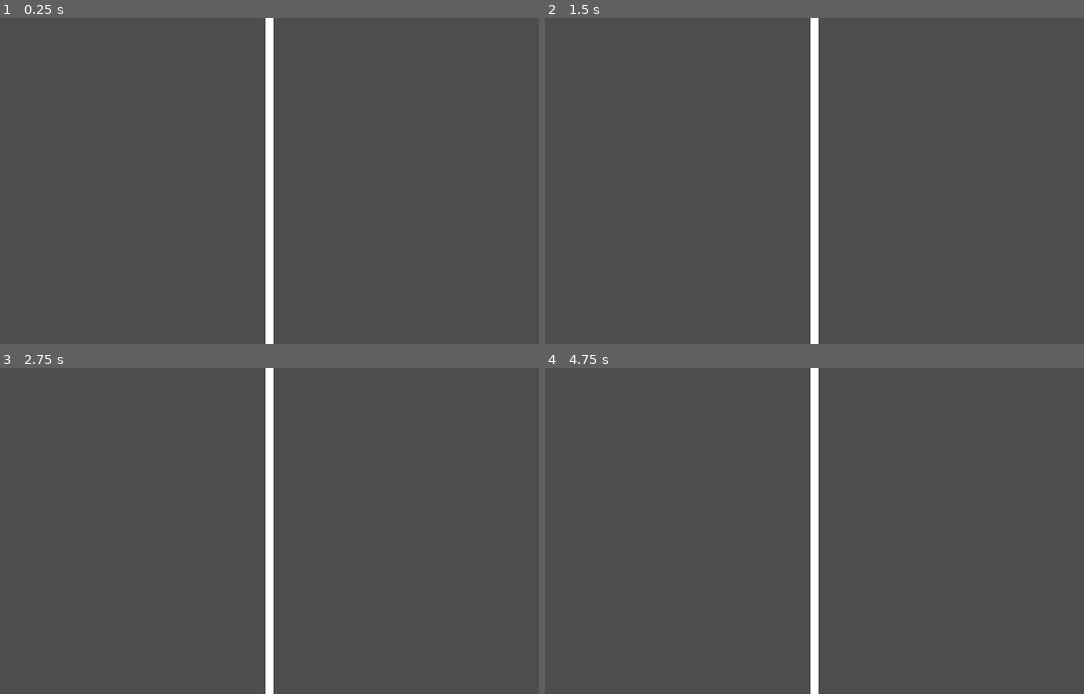
Above: before the commit, frames 1-4 (two rows, left to right).
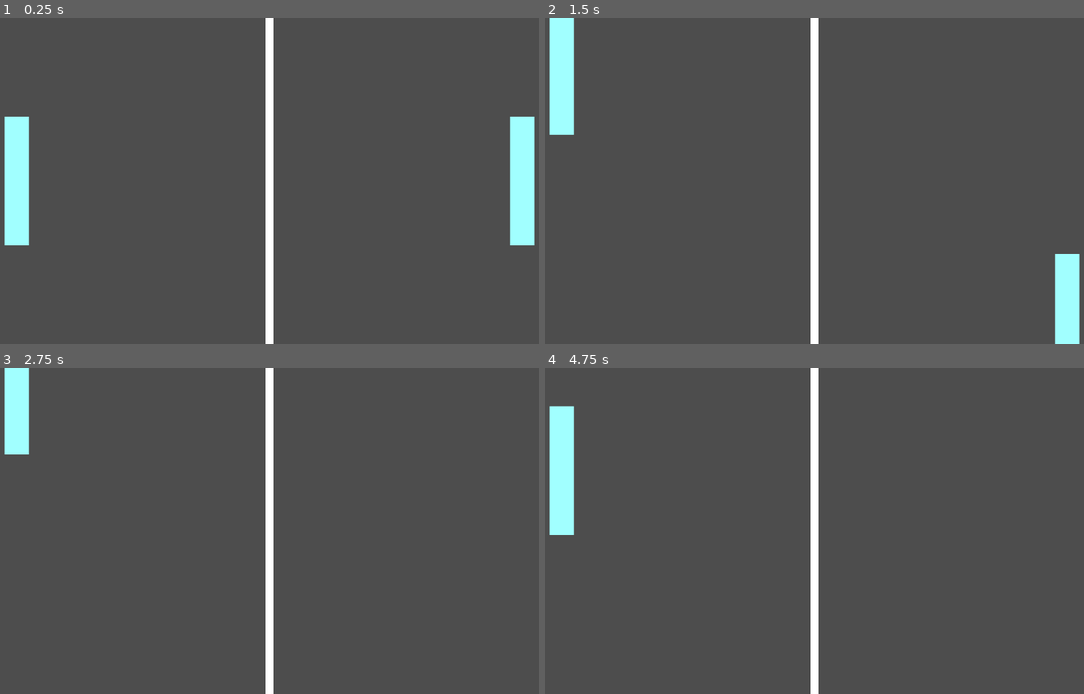
Above: after the commit, the same moments.

Repository: maxeeDev/pong
Game: Godot game, scene res://level/level.tscn
Two runs of this game, one before a commit and one after it. Both use one fixed random seed, a clock stepped at 60 frames per second and the inputs below.
Inputs:
- Up to frame 1 (0.25 s): no input
- Up to frame 2 (1.5 s): tap Enter at 0.5 s; hold W (player1_up, bound only after the commit) 0.53-1.28 s; hold Down (player2_down, bound only after the commit) 0.53-1.28 s; tap Up (player2_up, bound only after the commit) at 0.8, 1.35 s; hold S (player1_down, bound only after the commit) from 1.28 s (still down)
- Up to frame 3 (2.75 s): tap Down (player2_down, bound only after the commit) at 1.55 s; release S (player1_down, bound only after the commit) at 2.03 s; hold W (player1_up, bound only after the commit) from 2.03 s (still down); hold Down (player2_down, bound only after the commit) from 2.03 s (still down); tap Up (player2_up, bound only after the commit) at 2.3 s
- Up to frame 4 (4.75 s): release Down (player2_down, bound only after the commit) at 2.78 s; tap Up (player2_up, bound only after the commit) at 2.85, 3.8, 4.35 s; tap Down (player2_down, bound only after the commit) at 3.05, 4.55 s; tap Space at 3.5 s; release W (player1_up, bound only after the commit) at 3.53 s; hold Down (player2_down, bound only after the commit) 3.53-4.28 s; hold S (player1_down, bound only after the commit) from 3.53 s (still down)

The runs differ from the first frame. In frame 1, 3.6% of the frame differs, in the area x 0-100%, y 30-70%; in frame 2, 2.9%; in frame 3, 1.2%; in frame 4, 1.8%.

Commit message:
Add a paddle on either end of the play field. Use player inputs to move the paddles up and down.

Diff:
--- a/level/level.tscn
+++ b/level/level.tscn
@@ -1,7 +1,8 @@
-[gd_scene load_steps=3 format=3 uid="uid://cb1fdgv1qmlnl"]
+[gd_scene load_steps=4 format=3 uid="uid://cb1fdgv1qmlnl"]
 
 [ext_resource type="PackedScene" uid="uid://dfiskwbdoftdv" path="res://level/wall.tscn" id="1_7lnir"]
 [ext_resource type="PackedScene" uid="uid://db8s4skx4jok2" path="res://level/divider.tscn" id="2_5gx2l"]
+[ext_resource type="PackedScene" uid="uid://1r0sbafi8hfx" path="res://player/player.tscn" id="3_qohg2"]
 
 [node name="Level" type="Node2D"]
 
@@ -13,3 +14,10 @@
 
 [node name="Divider" parent="." instance=ExtResource("2_5gx2l")]
 position = Vector2(576, 324)
+
+[node name="Player1" parent="." instance=ExtResource("3_qohg2")]
+position = Vector2(75, 324)
+
+[node name="Player2" parent="." instance=ExtResource("3_qohg2")]
+position = Vector2(1077, 324)
+is_player_1 = false
--- /dev/null
+++ b/player/player.gd
@@ -0,0 +1,21 @@
+extends CharacterBody2D
+
+@export var is_player_1: bool = true
+
+const SPEED = 400
+
+func _physics_process(delta: float) -> void:
+	var input_direction = 0
+
+	if is_player_1:
+		if Input.is_action_pressed("player1_down"):
+			input_direction = 1
+		elif Input.is_action_pressed("player1_up"):
+			input_direction = -1
+	else:
+		if Input.is_action_pressed("player2_down"):
+			input_direction = 1
+		elif Input.is_action_pressed("player2_up"):
+			input_direction = -1
+
+	position.y += input_direction * SPEED * delta
--- /dev/null
+++ b/player/player.tscn
@@ -0,0 +1,19 @@
+[gd_scene load_steps=3 format=3 uid="uid://1r0sbafi8hfx"]
+
+[ext_resource type="Script" uid="uid://cc8d787xqilty" path="res://player/player.gd" id="1_oul6g"]
+
+[sub_resource type="RectangleShape2D" id="RectangleShape2D_kqu6x"]
+size = Vector2(48, 256)
+
+[node name="Player" type="CharacterBody2D"]
+script = ExtResource("1_oul6g")
+
+[node name="ColorRect" type="ColorRect" parent="."]
+offset_left = -24.0
+offset_top = -128.0
+offset_right = 24.0
+offset_bottom = 128.0
+color = Color(0.631373, 1, 1, 1)
+
+[node name="CollisionShape2D" type="CollisionShape2D" parent="."]
+shape = SubResource("RectangleShape2D_kqu6x")
--- a/project.godot
+++ b/project.godot
@@ -15,6 +15,29 @@
 config/features=PackedStringArray("4.4", "Mobile")
 config/icon="res://icon.svg"
 
+[input]
+
+player1_up={
+"deadzone": 0.2,
+"events": [Object(InputEventKey,"resource_local_to_scene":false,"resource_name":"","device":-1,"window_id":0,"alt_pressed":false,"shift_pressed":false,"ctrl_pressed":false,"meta_pressed":false,"pressed":false,"keycode":0,"physical_keycode":87,"key_label":0,"unicode":119,"location":0,"echo":false,"script":null)
+]
+}
+player1_down={
+"deadzone": 0.2,
+"events": [Object(InputEventKey,"resource_local_to_scene":false,"resource_name":"","device":-1,"window_id":0,"alt_pressed":false,"shift_pressed":false,"ctrl_pressed":false,"meta_pressed":false,"pressed":false,"keycode":0,"physical_keycode":83,"key_label":0,"unicode":115,"location":0,"echo":false,"script":null)
+]
+}
+player2_up={
+"deadzone": 0.2,
+"events": [Object(InputEventKey,"resource_local_to_scene":false,"resource_name":"","device":-1,"window_id":0,"alt_pressed":false,"shift_pressed":false,"ctrl_pressed":false,"meta_pressed":false,"pressed":false,"keycode":0,"physical_keycode":4194320,"key_label":0,"unicode":0,"location":0,"echo":false,"script":null)
+]
+}
+player2_down={
+"deadzone": 0.2,
+"events": [Object(InputEventKey,"resource_local_to_scene":false,"resource_name":"","device":-1,"window_id":0,"alt_pressed":false,"shift_pressed":false,"ctrl_pressed":false,"meta_pressed":false,"pressed":false,"keycode":0,"physical_keycode":4194322,"key_label":0,"unicode":0,"location":0,"echo":false,"script":null)
+]
+}
+
 [rendering]
 
 renderer/rendering_method="mobile"
Not shown, added: player/player.gd.uid
